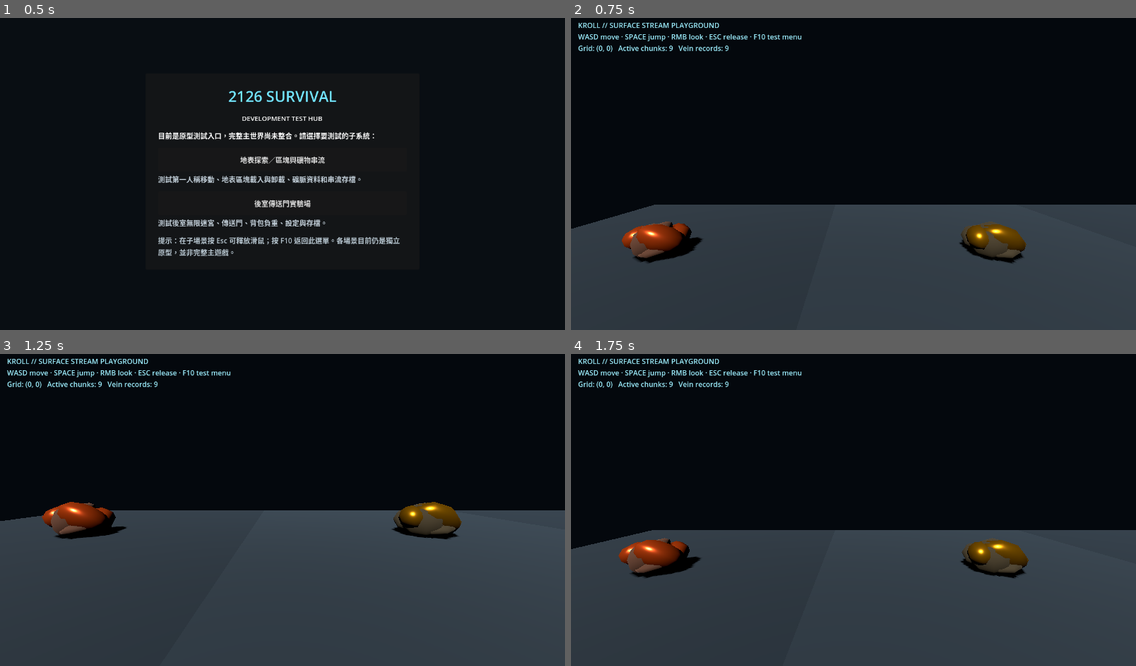
Above: before the commit, frames 1-4 (two rows, left to right).
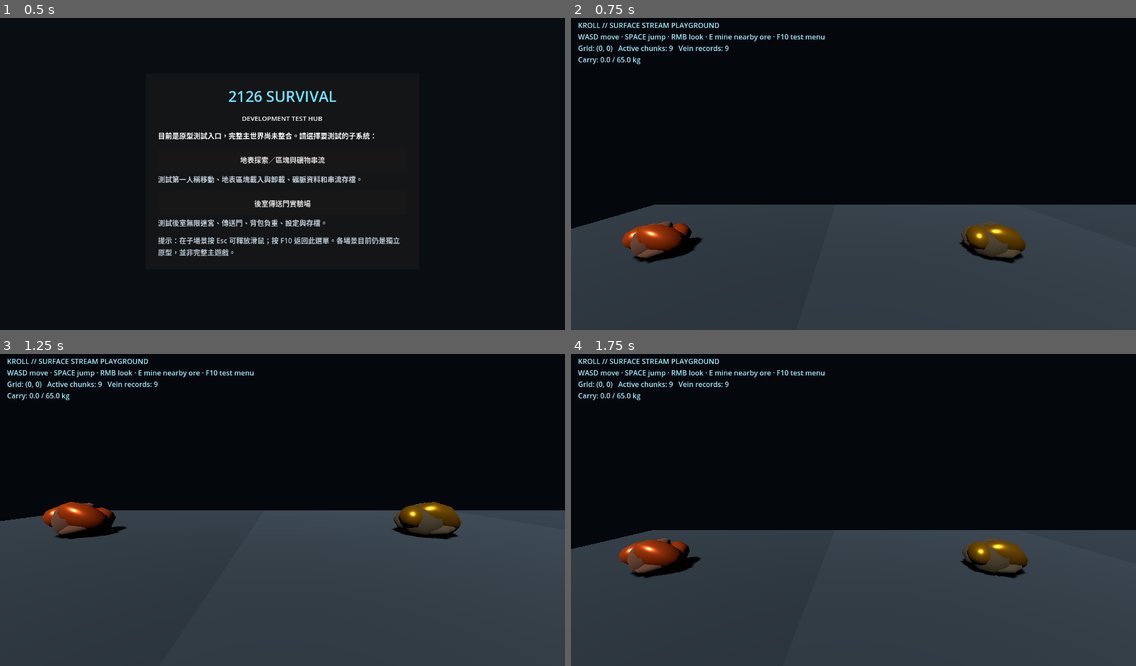
Above: after the commit, the same moments.

Repository: qaqp980520-prog/2126-Survival
Game: Godot game, scene res://prototypes/SurvivalTestHub.tscn
Two runs of this game, one before a commit and one after it. Both use one fixed random seed, a clock stepped at 60 frames per second and the inputs below.
Inputs (mouse positions are in pixels of both pictures, inside the frame that each line leads up to):
- Up to frame 1 (0.5 s): no input
- Up to frame 2 (0.75 s): click "地表探索／區塊與礦物串流" at 0.5 s
- Up to frame 3 (1.25 s): no input
- Up to frame 4 (1.75 s): tap Enter at 1.25 s; move the mouse to (977, 491) at 1.27 s; hold Right from 1.28 s (still down); tap E at 1.35 s; click (977, 491) at 1.42 s; tap Space at 1.52 s

Frame 1 is identical in both runs. In frame 2, 0.3% of the frame differs, in the area x 1-45%, y 5-15%; in frame 3, 0.3%; in frame 4, 0.3%.
Error after the commit: Invalid call. Nonexistent function 'get_chunk' in base 'Node3D (MineralChunkController)'. (res://prototypes/SurfaceChunkStreamingPlayground.gd:181)

Commit message:
Connect surface mining prototype to shared survival inventory

Diff:
--- a/prototypes/SurfaceChunkStreamingPlayground.gd
+++ b/prototypes/SurfaceChunkStreamingPlayground.gd
@@ -4,6 +4,7 @@
 const ControllerScript = preload("res://systems/MineralChunkController.gd")
 const DirectorScript = preload("res://systems/MineralGridStreamingDirector.gd")
 const MiningNodeScript = preload("res://systems/MineralMiningNode.gd")
+const InventoryBridgeScript = preload("res://systems/SurvivalWorldBridge.gd")
 
 const CHUNK_SIZE: float = 10.0
 const MINERAL_IDS: Array[String] = ["iron_ore", "copper_ore", "gold_ore"]
@@ -11,6 +12,7 @@
 var registry: Node
 var chunk_controller: Node3D
 var director: Node
+var inventory_bridge: Node
 var player: CharacterBody3D
 var camera: Camera3D
 var hud: Label
@@ -33,6 +35,9 @@
 	registry = RegistryScript.new()
 	registry.name = "MineralVeinRegistry"
 	add_child(registry)
+	inventory_bridge = InventoryBridgeScript.new()
+	inventory_bridge.name = "SurvivalWorldBridge"
+	add_child(inventory_bridge)
 	chunk_controller = ControllerScript.new()
 	chunk_controller.name = "MineralChunkController"
 	add_child(chunk_controller)
@@ -153,6 +158,8 @@
 			elif key_event.keycode == KEY_ESCAPE:
 				_mouse_look_active = false
 				Input.mouse_mode = Input.MOUSE_MODE_VISIBLE
+			elif key_event.keycode == KEY_E:
+				_mine_nearest_vein()
 	elif event is InputEventMouseButton:
 		var mouse_event := event as InputEventMouseButton
 		if mouse_event.pressed and mouse_event.button_index == MOUSE_BUTTON_RIGHT:
@@ -164,6 +171,29 @@
 		_pitch = clampf(_pitch - motion.relative.y * 0.003, -1.05, 1.05)
 		player.rotation.y = _yaw
 		camera.rotation.x = _pitch
+
+func _mine_nearest_vein() -> void:
+	if player == null or chunk_controller == null:
+		return
+	var nearest: Node3D = null
+	var nearest_distance := 2.8
+	for chunk_id in chunk_controller.get_loaded_chunk_ids():
+		var chunk: Node = chunk_controller.get_chunk(str(chunk_id))
+		if chunk == null:
+			continue
+		for child in chunk.get_children():
+			if child is MineralMiningNode:
+				var vein := child as Node3D
+				var distance := player.global_position.distance_to(vein.global_position)
+				if distance < nearest_distance:
+					nearest = vein
+					nearest_distance = distance
+	if nearest == null:
+		return
+	var mined: int = int(nearest.call("mine_hit", nearest.global_position))
+	if mined <= 0:
+		push_warning("Mining failed: inventory full or vein depleted.")
+	_refresh_hud()
 
 func _sync_streaming(now_unix: int = -1) -> bool:
 	if player == null or director == null:
@@ -304,6 +334,7 @@
 	ore.remaining_units = 6
 	ore.regen_interval_seconds = 60
 	ore.last_regen_unix = _stream_clock_unix if _stream_clock_unix > 0 else int(Time.get_unix_time_from_system())
+	ore.inventory_bridge_path = NodePath("../../../SurvivalWorldBridge")
 	ore.position = Vector3(CHUNK_SIZE * 0.5, 0.2, CHUNK_SIZE * 0.5)
 	chunk.add_child(ore)
 	return chunk
@@ -314,4 +345,7 @@
 	var active_count: int = chunk_controller.get_loaded_chunk_ids().size() if chunk_controller != null else 0
 	var record_count: int = registry.get_saved_ids().size() if registry != null else 0
 	var grid_text := str(director.get_grid_coordinate(player.global_position)) if director != null and player != null else "n/a"
-	hud.text = "KROLL // SURFACE STREAM PLAYGROUND\nWASD move · SPACE jump · RMB look · ESC release · F10 test menu\nGrid: %s   Active chunks: %d   Vein records: %d" % [grid_text, active_count, record_count]
+	var inventory_summary: Dictionary = inventory_bridge.call("get_summary") if inventory_bridge != null else {}
+	var weight := float(inventory_summary.get("weight_kg", 0.0))
+	var limit := float(inventory_summary.get("limit_kg", 65.0))
+	hud.text = "KROLL // SURFACE STREAM PLAYGROUND\nWASD move · SPACE jump · RMB look · E mine nearby ore · F10 test menu\nGrid: %s   Active chunks: %d   Vein records: %d\nCarry: %.1f / %.1f kg" % [grid_text, active_count, record_count, weight, limit]
